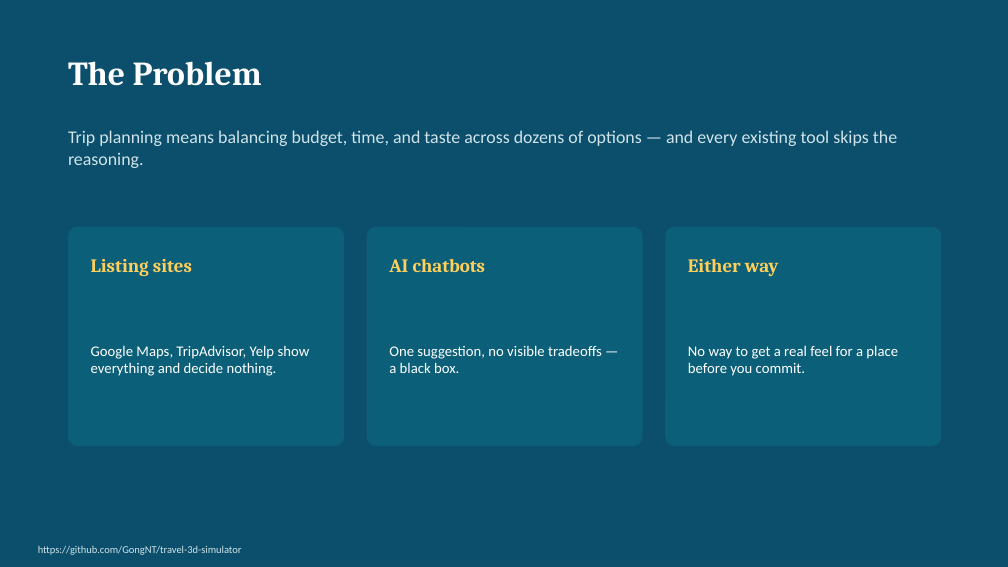
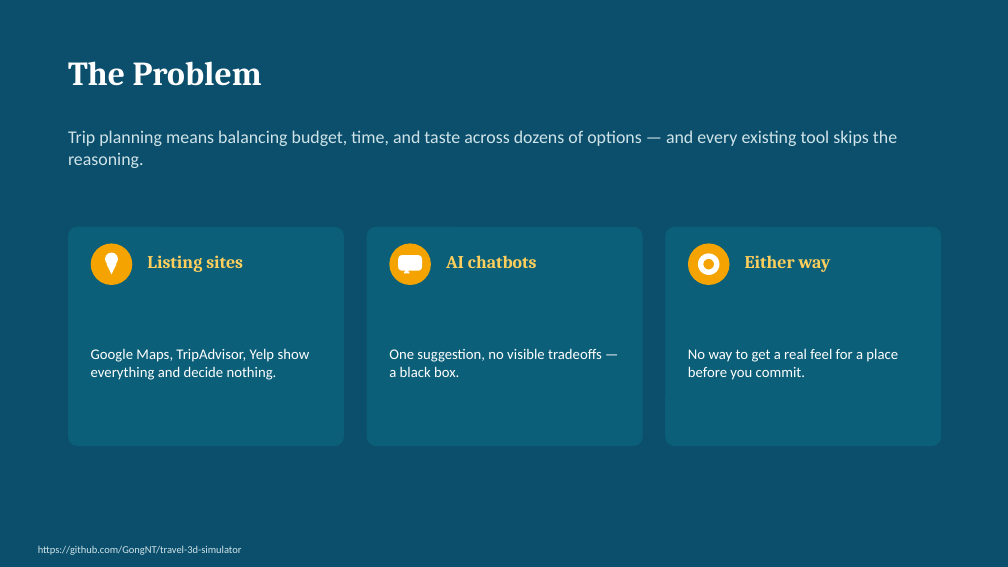
Before and after one commit to GongNT/travel-3d-simulator, a slide deck: slide 2 of report/Final_Presentation.pptx. Drawn at 1008x567 pixels with LibreOffice and Linux fonts; fonts in the diff are those of the drawing. Boxes give left, top, right and bottom in pixels: in the first picture for what was removed or moved away, otherwise in the second. Text is boxed around its words. In the diff, an @@ line names an element or a change of style, - is before the commit and + after.

Commit message:
Reconcile report and deck with recaptured screenshots and fix overlaps
Recaptured screenshots after the token pricing update show Promenade des Anglais as the top-ranked example instead of Cours Saleya Market; updates every caption and prose reference in the report and deck to match. Also fixes several title/body text overlaps and stale content introduced when the deck was reformatted in Google Slides.

```diff
--- a/report/Final_Presentation.pptx
+++ b/report/Final_Presentation.pptx
@@ ellipse added at (91, 243, 132, 285), fill #F4A300 @@
@@ ellipse added at (105, 253, 118, 265), fill #FFFFFF @@
@@ triangle added at (107, 264, 117, 274), fill #FFFFFF @@
@@ text "Listing sites": place and size @@
-text "Listing sites" at (91, 259, 192, 276)
+text "Listing sites" at (147, 255, 243, 272)
@@ ellipse added at (389, 243, 431, 285), fill #F4A300 @@
@@ rounded rectangle added at (399, 255, 422, 271), fill #FFFFFF @@
@@ triangle added at (404, 268, 410, 273), fill #FFFFFF @@
@@ text "AI chatbots": place and size @@
-text "AI chatbots" at (389, 259, 486, 272)
+text "AI chatbots" at (446, 255, 537, 268)
@@ ellipse added at (688, 243, 730, 285), fill #F4A300 @@
@@ donut added at (698, 253, 720, 275), fill #FFFFFF @@
@@ size 18 to 17 pt in 3 elements at (147, 255, 243, 272), (446, 255, 537, 268), (745, 255, 831, 272) @@
@@ text "Either way": place and size @@
-text "Either way" at (688, 259, 779, 276)
+text "Either way" at (745, 255, 831, 272)
@@ 3 texts: place and size @@
-3 texts at (91, 345, 898, 376)
+3 texts at (91, 348, 898, 380)
```
Also in this commit, not shown: 9 other slides changed, 8 other files.
